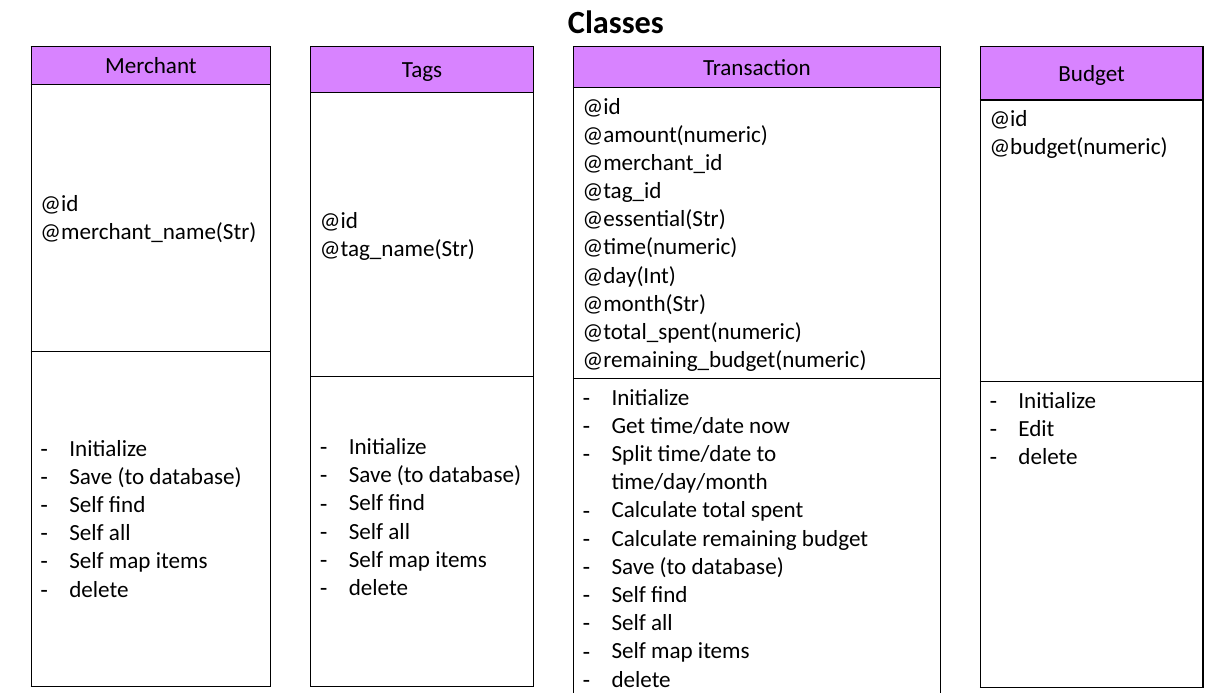
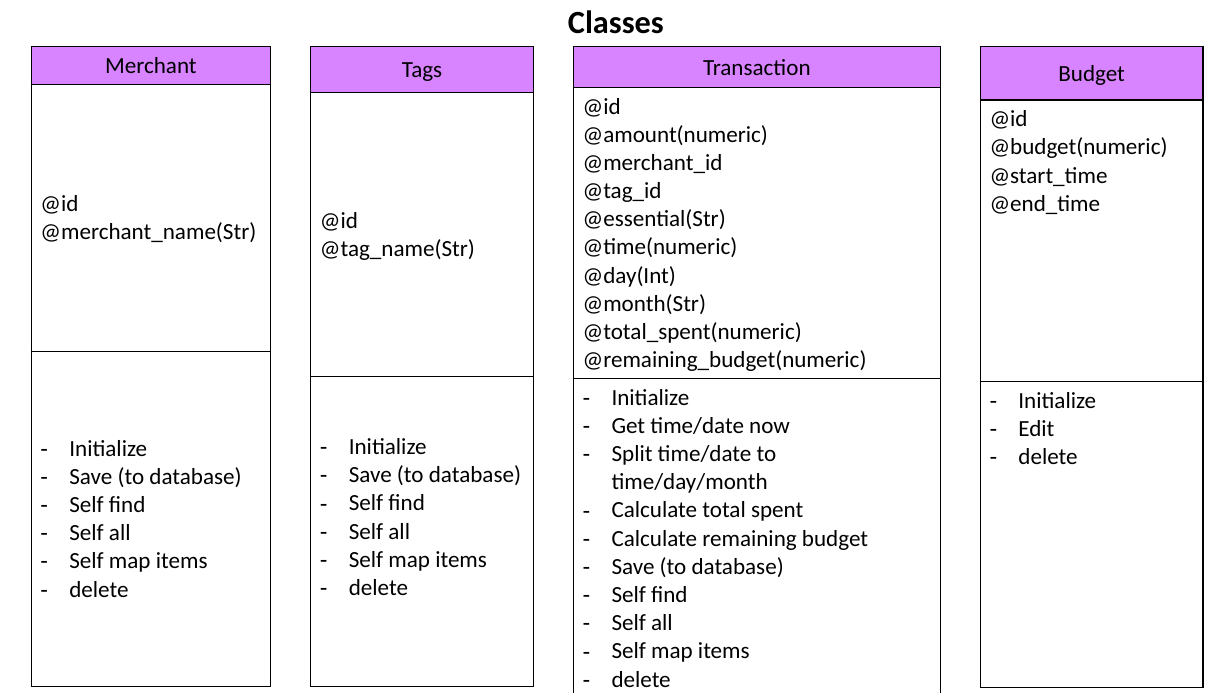
Before and after one commit to catf62/Budgee, a slide deck: slide 11 of Plans_Project_Management/Budget_App_Plan_08Nov2018.pptx. Drawn at 1232x693 pixels with LibreOffice and Linux fonts; fonts in the diff are those of the drawing. Boxes give left, top, right and bottom in pixels: in the first picture for what was removed or moved away, otherwise in the second. Text is boxed around its words. In the diff, an @@ line names an element or a change of style, - is before the commit and + after.

Commit message:
initialize method added and tested in budget class

```diff
--- a/Plans_Project_Management/Budget_App_Plan_08Nov2018.pptx
+++ b/Plans_Project_Management/Budget_App_Plan_08Nov2018.pptx
@@ table at box(981, 47, 1203, 688) @@
-row 2, column 1: @id / @budget(numeric)
+row 2, column 1: @id / @budget(numeric) / @start_time / @end_time
```
Also in this commit, not shown: 1 other slide changed, 3 other files.
